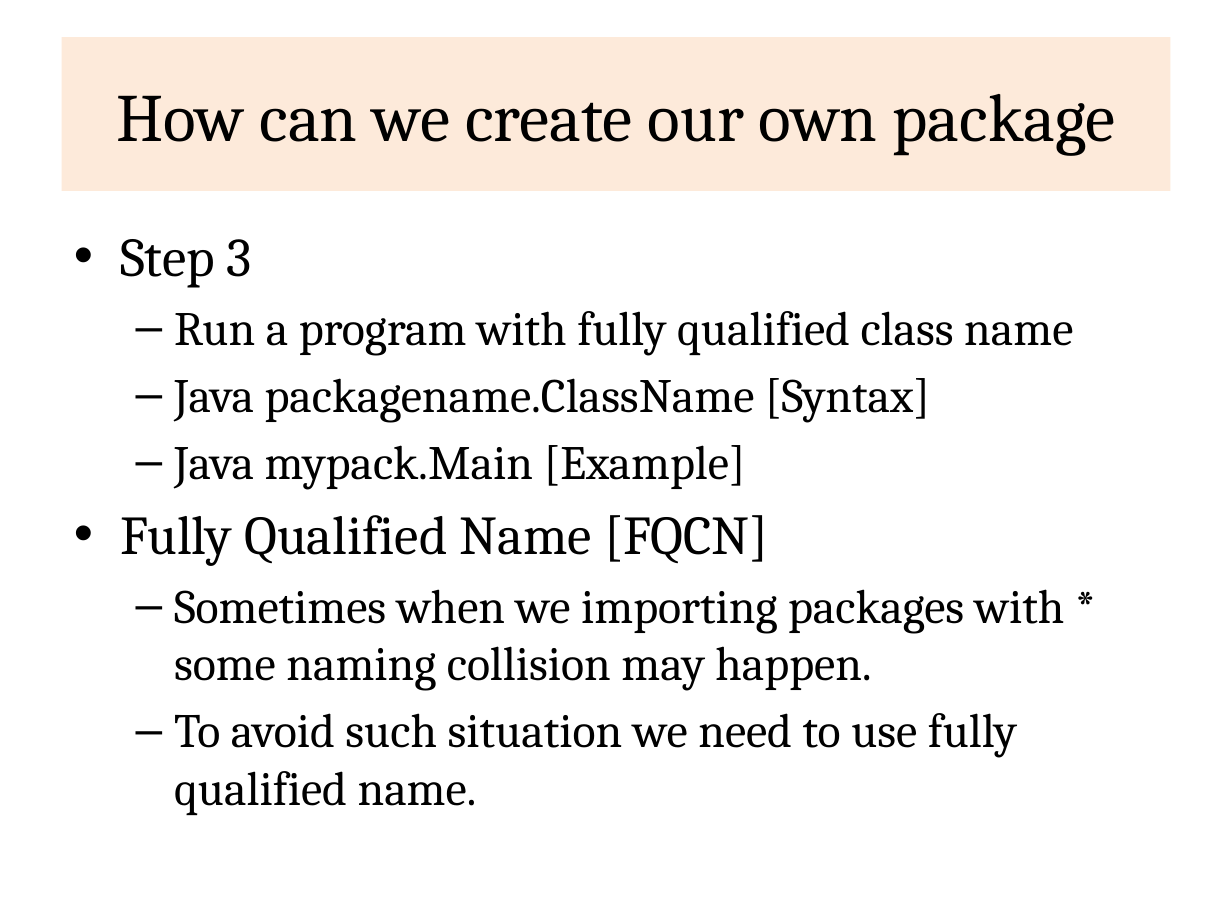
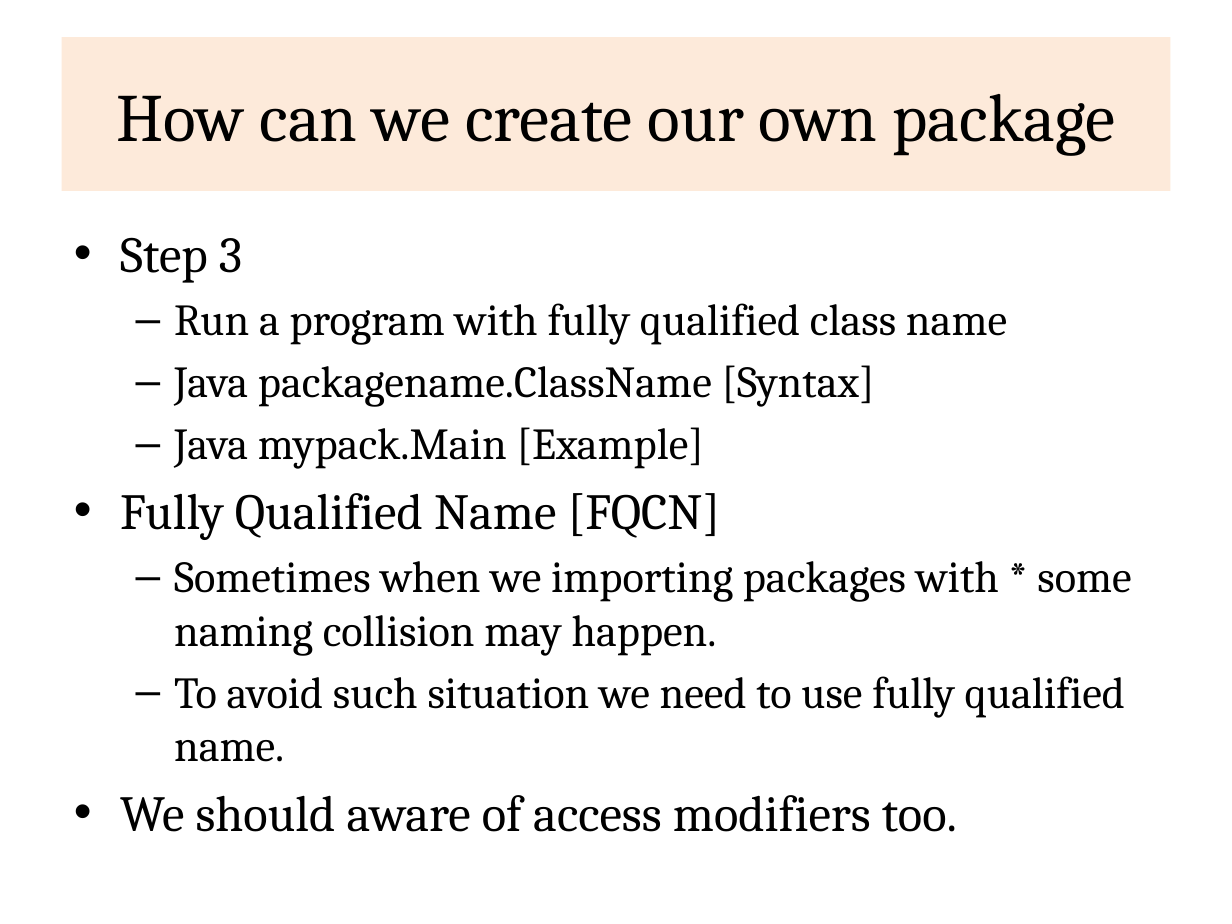
Before and after one commit to rajasekaran36/CS8392-OOPS, a slide deck: slide 8 of Slides/Unit 1/CS8392_U1_Packages.pptx. Drawn at 1232x924 pixels with LibreOffice and Linux fonts; fonts in the diff are those of the drawing. Boxes give left, top, right and bottom in pixels: in the first picture for what was removed or moved away, otherwise in the second. Text is boxed around its words. In the diff, an @@ line names an element or a change of style, - is before the commit and + after.

```diff
--- a/Slides/Unit 1/CS8392_U1_Packages.pptx
+++ b/Slides/Unit 1/CS8392_U1_Packages.pptx
@@ text at (x1=120, y1=237, x2=1131, y2=762): size 32 to 29.6 pt in "Step 3", "Fully Qualified Name [FQCN]"; size 28 to 25.9 pt in "Run a program with fully qualified class ...", "Java packagename.ClassName [Syntax]", "Java mypack.Main [Example]", "Sometimes when we importing packages with * ..." and 1 more places @@
@@ text at (x1=120, y1=795, x2=957, y2=832): paragraph added @@
+• We should aware of access modifiers too.
```
Also in this commit, not shown: 1 other slide changed, 5 slides added, 53 other files.
